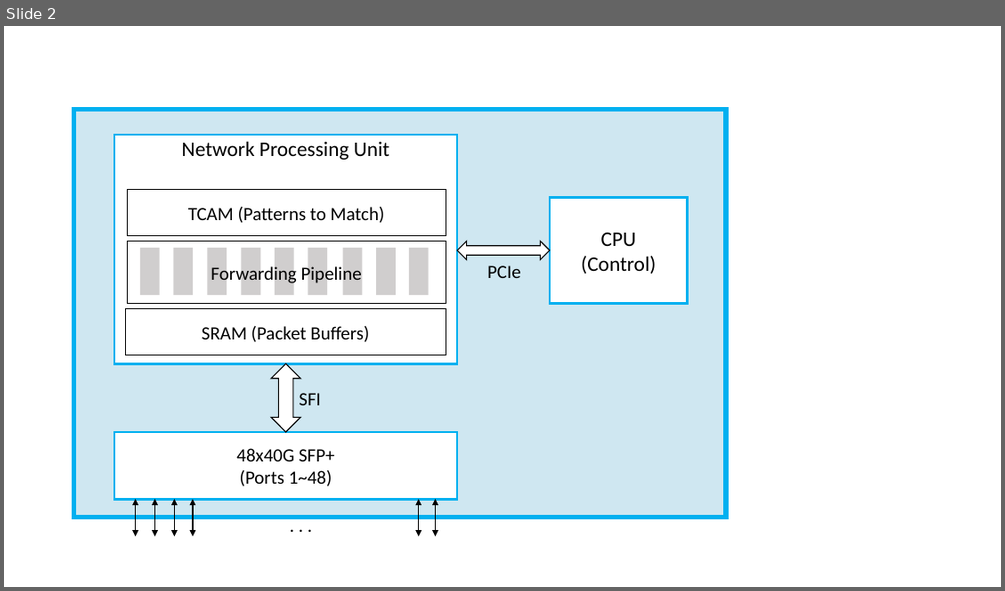
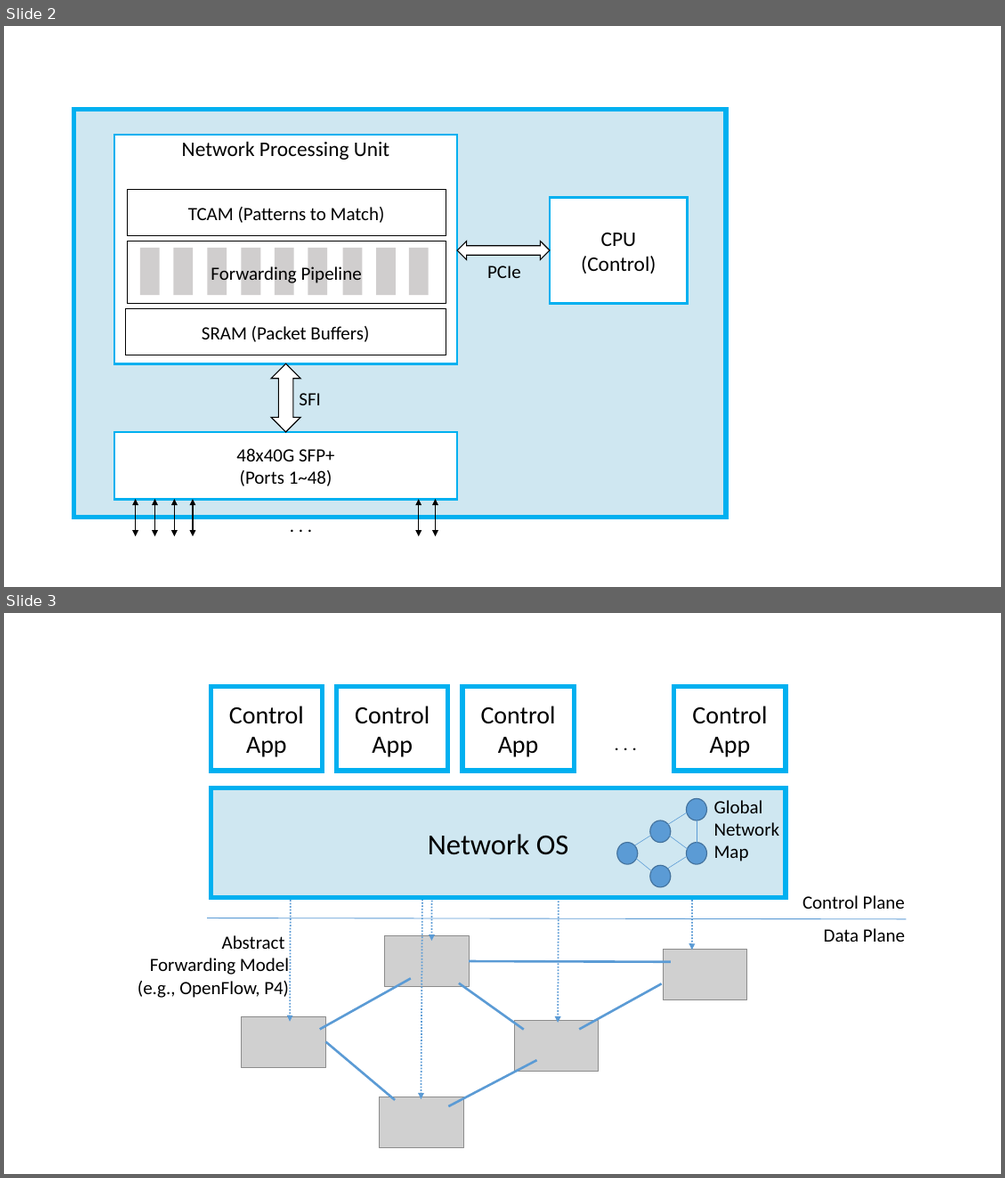
Before and after one commit to llpeterson/internetworking, a slide deck: figures/impl.pptx. Shown one above the other, each under a label of ours: slide 2 before the commit, slides 2 and 3 after it. The pictures are 1005x591 and 1005x1178 pixels, drawn with LibreOffice and Linux fonts; fonts in the diff are those of the drawing; grey boxes stand for pictures. Boxes give left, top, right and bottom in pixels: in the first picture for what was removed or moved away, otherwise in the second. Text is boxed around its words. In the diff, an @@ line names an element or a change of style, - is before the commit and + after.

```diff
--- a/figures/impl.pptx
+++ b/figures/impl.pptx
@@ slide 3 added at (4,613,1001,1174), background #FFFFFF @@
@@ rectangle added at (210,686,322,770), fill #FFFFFF, outline #00B0F0 4.5 pt, 24 pt, text #000000 @@
+Control
+App
@@ rectangle added at (337,686,448,770), fill #FFFFFF, outline #00B0F0 4.5 pt, 24 pt, text #000000 @@
+Control
+App
@@ rectangle added at (462,686,574,770), fill #FFFFFF, outline #00B0F0 4.5 pt, 24 pt, text #000000 @@
+Control
+App
@@ rectangle added at (674,686,785,770), fill #FFFFFF, outline #00B0F0 4.5 pt, 24 pt, text #000000 @@
+Control
+App
@@ text added at (607,729,645,759), 18 pt, text #000000 @@
+. . .
@@ rectangle added at (210,788,785,898), fill #CFE7F1, outline #00B0F0 4.5 pt, 28 pt, text #000000 @@
+Network OS
@@ arrow added from (432, 803) to (432, 941), #5B9BD5 1.5 pt dashed @@
@@ arrow added from (693, 812) to (692, 949), #5B9BD5 1.5 pt dashed @@
@@ group added at (617,798,707,887): 5 ellipses, 5 lines @@
@@ text added at (714,800,780,861), 18 pt, text #000000 @@
+Global
+Network
+Map
@@ arrow added from (291, 884) to (290, 1022), #5B9BD5 1.5 pt dashed @@
@@ arrow added from (423, 887) to (421, 1099), #5B9BD5 1.5 pt dashed @@
@@ arrow added from (558, 885) to (558, 1022), #5B9BD5 1.5 pt dashed @@
@@ text added at (802,895,905,908), 18 pt, text #000000 @@
+Control Plane
@@ line added from (208, 918) to (906, 919), #5B9BD5 0.75 pt @@
@@ text added at (824,928,905,941), 18 pt, text #000000 @@
+Data Plane
@@ text added at (138,935,289,997), 18 pt, text #000000 @@
+Abstract
+Forwarding Model
+(e.g., OpenFlow, P4)
@@ picture added at (385,935,469,986) @@
@@ picture added at (663,949,747,999) @@
@@ line added from (411, 979) to (320, 1029), #5B9BD5 2.25 pt @@
@@ line added from (524, 1030) to (459, 983), #5B9BD5 2.25 pt @@
@@ line added from (671, 962) to (469, 962), #5B9BD5 2.25 pt @@
@@ line added from (662, 984) to (579, 1029), #5B9BD5 2.25 pt @@
@@ picture added at (241,1016,325,1067) @@
@@ picture added at (514,1021,599,1071) @@
@@ line added from (395, 1100) to (325, 1041), #5B9BD5 2.25 pt @@
@@ line added from (537, 1060) to (448, 1107), #5B9BD5 2.25 pt @@
@@ picture added at (380,1097,464,1148) @@
```
Also in this commit, not shown: 1 other slide added, 6 other files.
